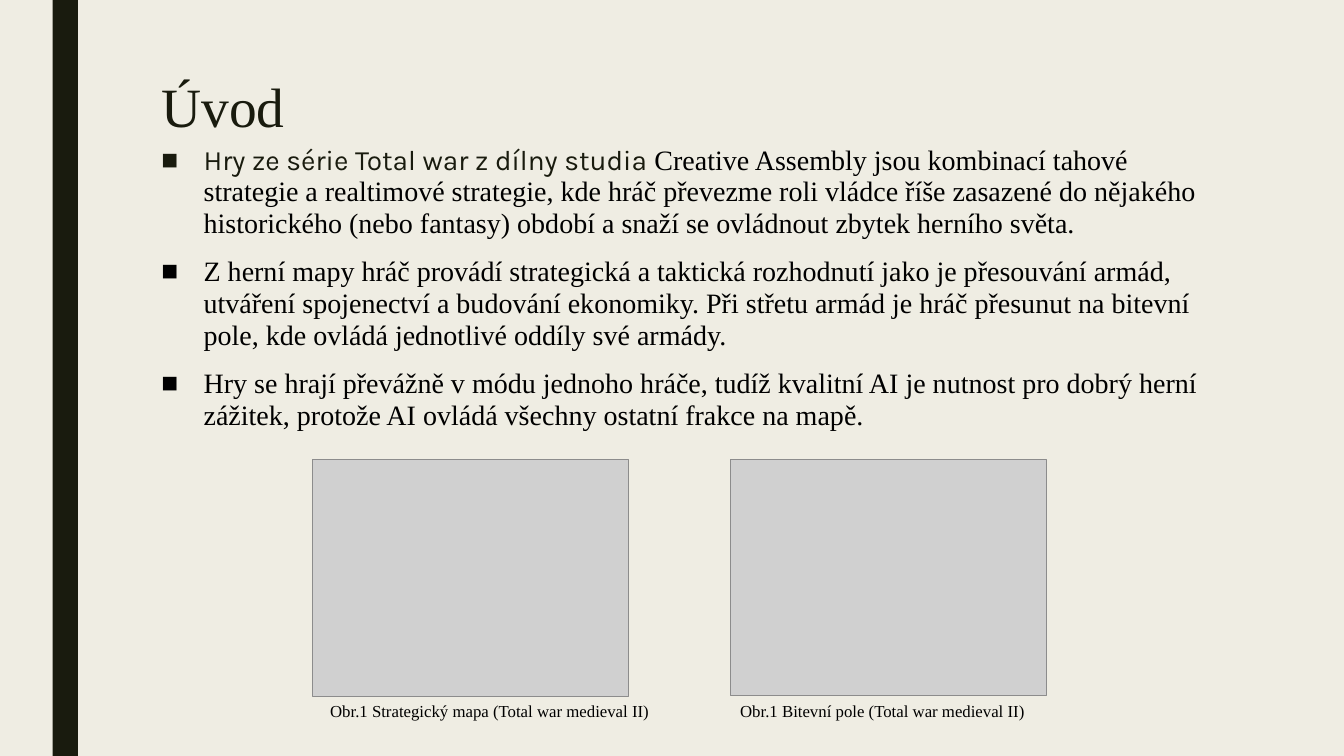
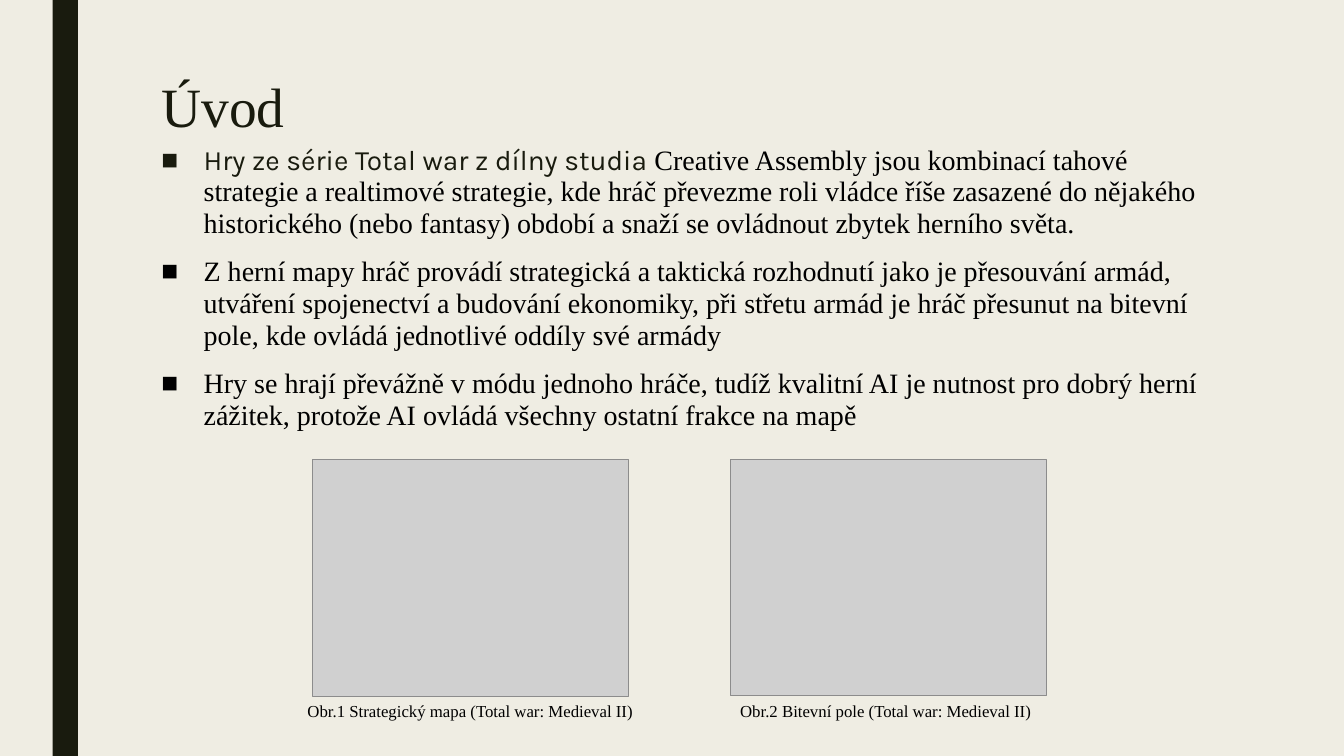
Before and after one commit to JiriPakr/Projects_4Fun, a slide deck: slide 3 of Total War AI.pptx. Drawn at 1344x756 pixels with LibreOffice and Linux fonts; fonts in the diff are those of the drawing; grey boxes stand for pictures. Boxes give left, top, right and bottom in pixels: in the first picture for what was removed or moved away, otherwise in the second. Text is boxed around its words. In the diff, an @@ line names an element or a change of style, - is before the commit and + after.

```diff
--- a/Total War AI.pptx
+++ b/Total War AI.pptx
@@ text at (204, 261, 1197, 430): text changed @@
-■ Z herní mapy hráč provádí strategická a taktická rozhodnutí jako je přesouvání armád, utváření spojenectví a budování ekonomiky. Při střetu armád je hráč přesunut na bitevní pole, kde ovládá jednotlivé oddíly své armády.
-■ Hry se hrají převážně v módu jednoho hráče, tudíž kvalitní AI je nutnost pro dobrý herní zážitek, protože AI ovládá všechny ostatní frakce na mapě.
+■ Z herní mapy hráč provádí strategická a taktická rozhodnutí jako je přesouvání armád, utváření spojenectví a budování ekonomiky, při střetu armád je hráč přesunut na bitevní pole, kde ovládá jednotlivé oddíly své armády
+■ Hry se hrají převážně v módu jednoho hráče, tudíž kvalitní AI je nutnost pro dobrý herní zážitek, protože AI ovládá všechny ostatní frakce na mapě
@@ text at (307, 705, 633, 721): text changed @@
-Obr.1 Strategický mapa (Total war medieval II)
+Obr.1 Strategický mapa (Total war: Medieval II)
@@ text at (740, 705, 1031, 721): text changed @@
-Obr.1 Bitevní pole (Total war medieval II)
+Obr.2 Bitevní pole (Total war: Medieval II)
```
Also in this commit, not shown: 7 other slides changed, 4 slides added, 1 slide removed.
